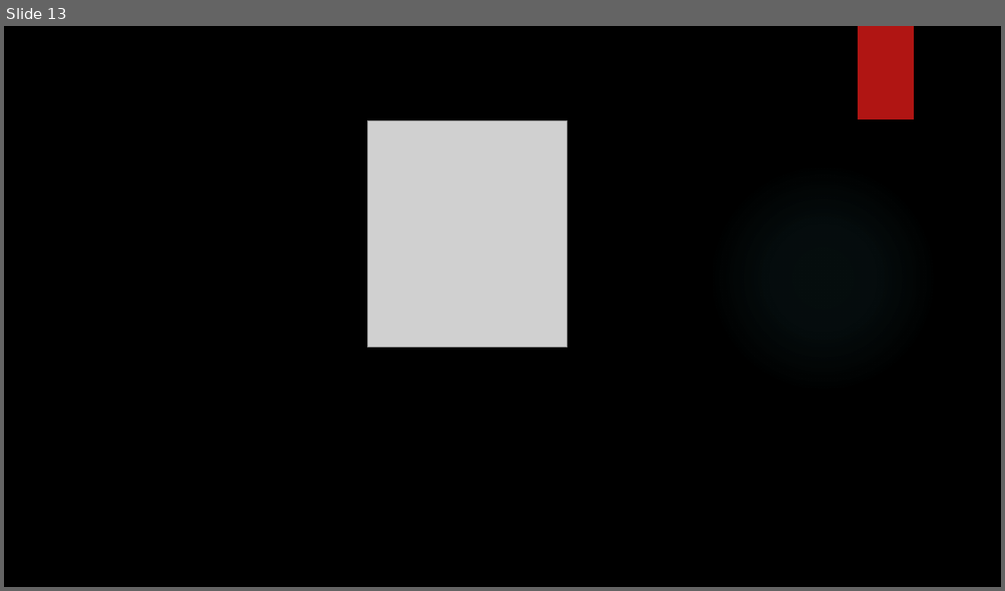
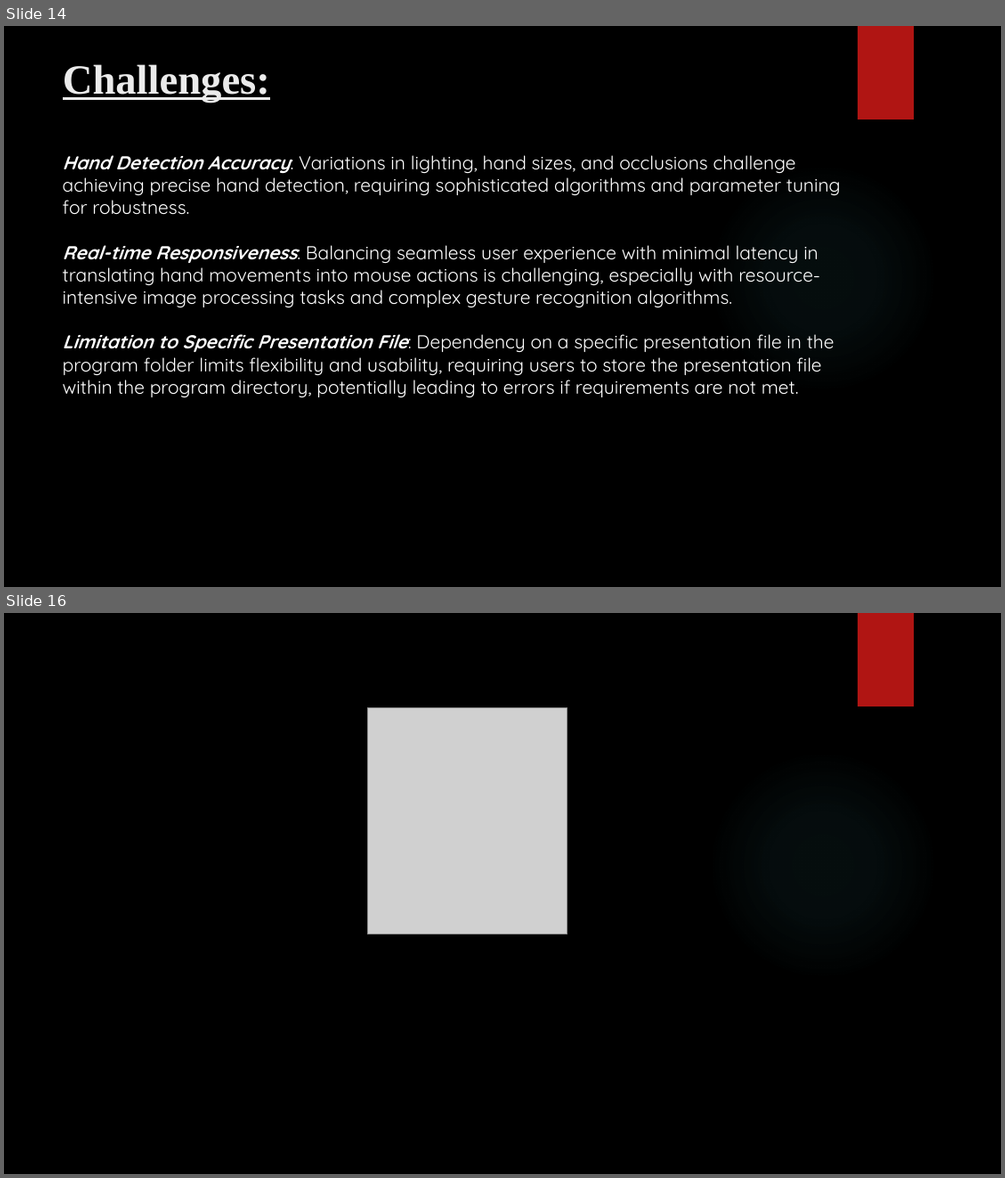
Before and after one commit to thatsabhishek/Gesture-Control-System, a slide deck: Gesture Control System.pptx. Shown one above the other, each under a label of ours: slide 13 before the commit, slides 14 and 16 after it; the slides between them are not shown. The pictures are 1005x591 and 1005x1178 pixels, drawn with LibreOffice and Linux fonts; fonts in the diff are those of the drawing; grey boxes stand for pictures; background and template pictures are left out. Boxes give left, top, right and bottom in pixels: in the first picture for what was removed or moved away, otherwise in the second. Text is boxed around its words. In the diff, an @@ line names an element or a change of style, - is before the commit and + after.

```diff
--- a/Gesture Control System.pptx
+++ b/Gesture Control System.pptx
@@ slide 14 added at (4, 26, 1001, 587), background picture (left out); not listed: 2 template elements that a slide beside it also shows @@
@@ title added at (63, 64, 270, 103), 40 pt, text #EBEBEB, bold, underline @@
+Challenges:
@@ text added at (63, 155, 841, 398), 18 pt, text #FFFFFF @@
+Hand Detection Accuracy: Variations in lighting, hand sizes, and occlusions challenge achieving precise hand detection, requiring sophisticated algorithms and parameter tuning for robustness.
+Real-time Responsiveness: Balancing seamless user experience with minimal latency in translating hand movements into mouse actions is challenging, especially with resource-intensive image processing tasks and complex gesture recognition algorithms.
+Limitation to Specific Presentation File: Dependency on a specific presentation file in the program folder limits flexibility and usability, requiring users to store the presentation file within the program directory, potentially leading to errors if requirements are not met.
@@ what was slide 13 is now slide 16 @@
```
Also in this commit, not shown: 2 slides changed, 12 other slides added, 10 slides removed.
